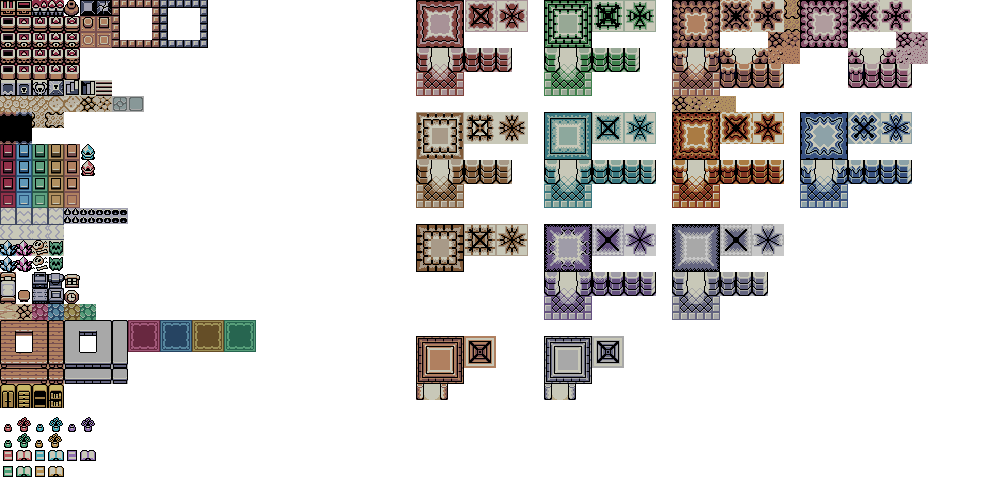
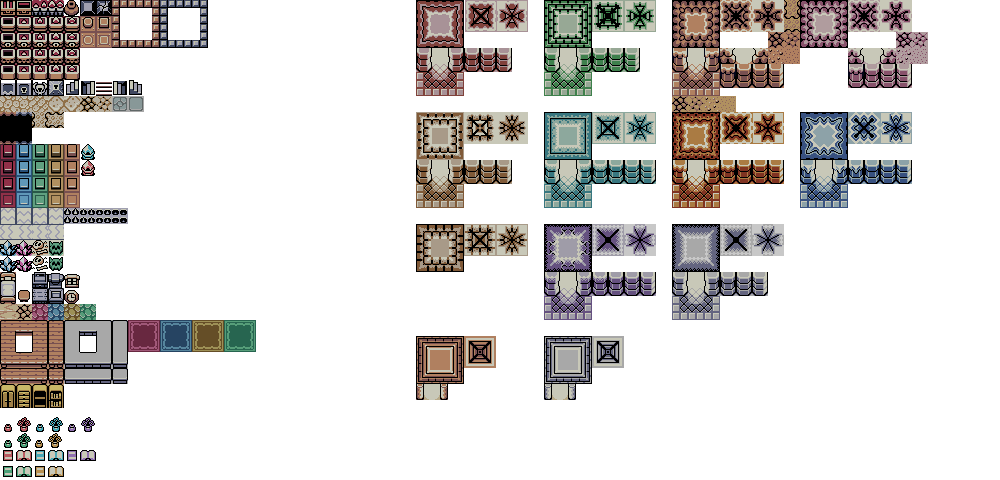
Layers edited between the first and the second (1000, 480) image:
painted on "dungeons.png" over [1,80,142,96]
